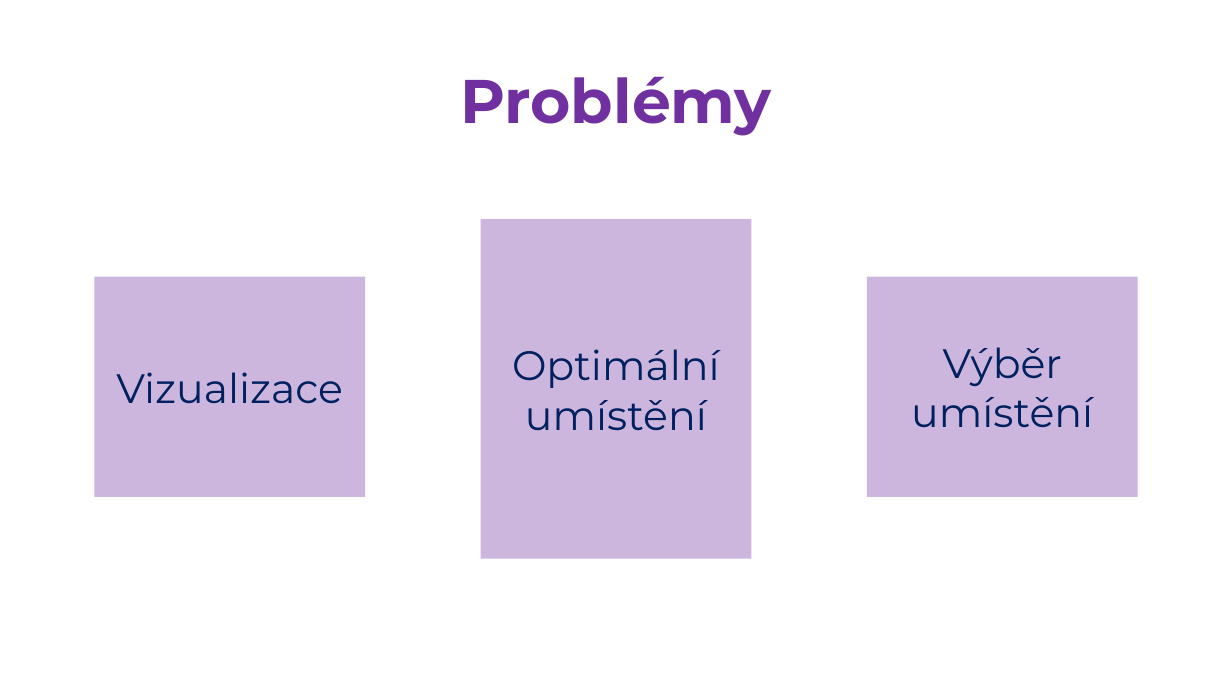
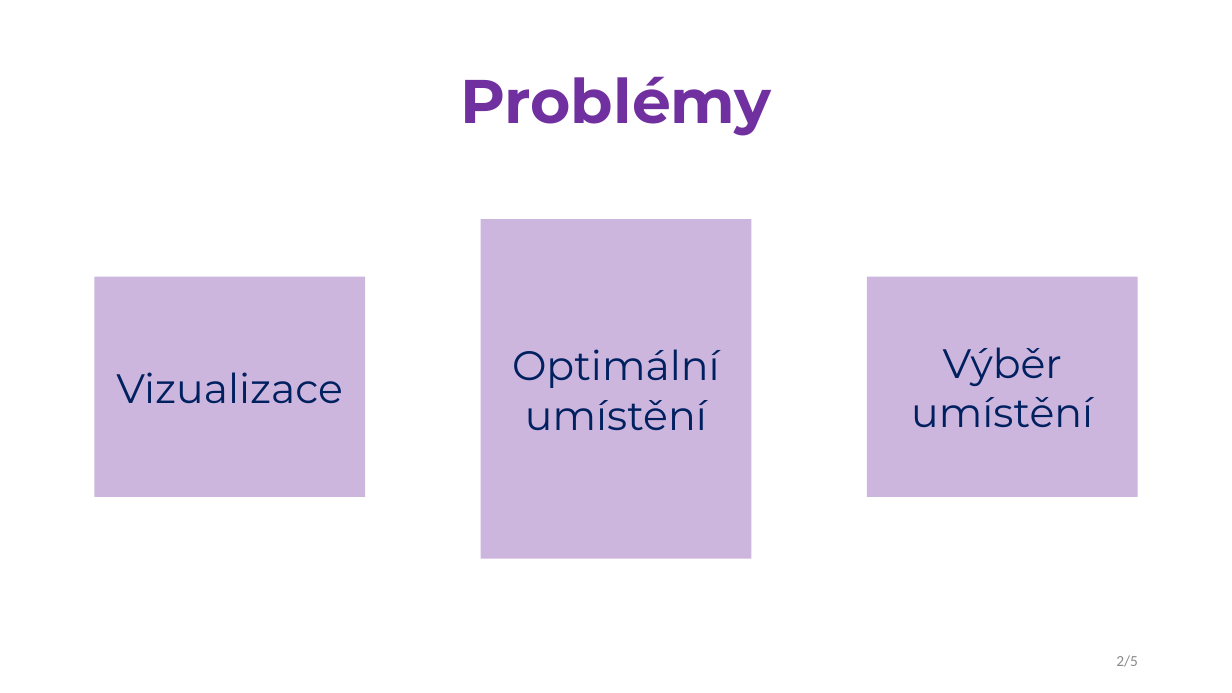
Before and after one commit to kwimbik/hack_kosice, a slide deck: slide 2 of Prezentace.pptx. Drawn at 1232x693 pixels with LibreOffice and Linux fonts; fonts in the diff are those of the drawing; background and template pictures are left out. Boxes give left, top, right and bottom in pixels: in the first picture for what was removed or moved away, otherwise in the second. Text is boxed around its words. In the diff, an @@ line names an element or a change of style, - is before the commit and + after.

```diff
--- a/Prezentace.pptx
+++ b/Prezentace.pptx
@@ page number added at (1116, 655, 1138, 667), 12 pt, text #8C8C8C @@
+2/5
```
Also in this commit, not shown: 4 other slides changed.
